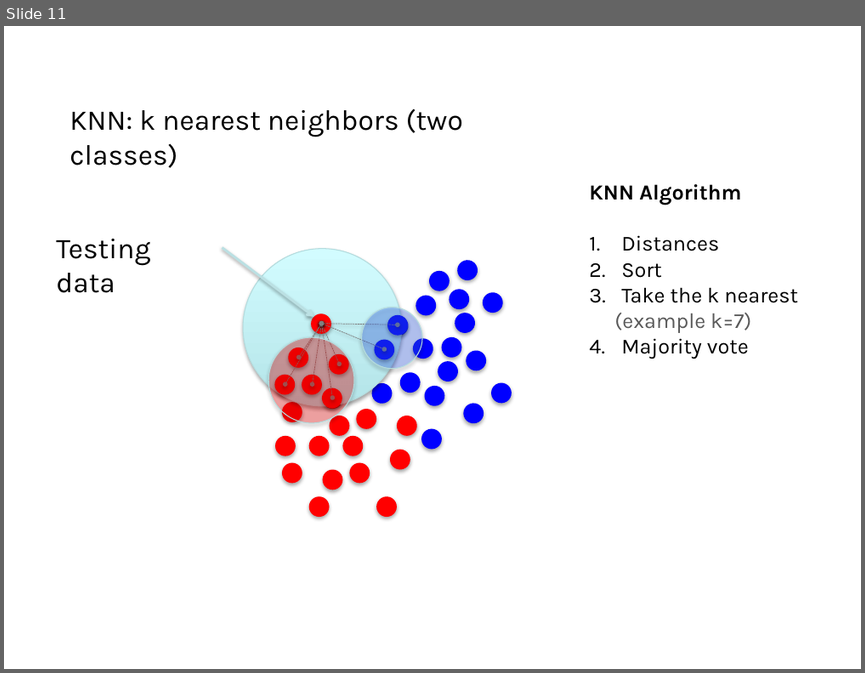
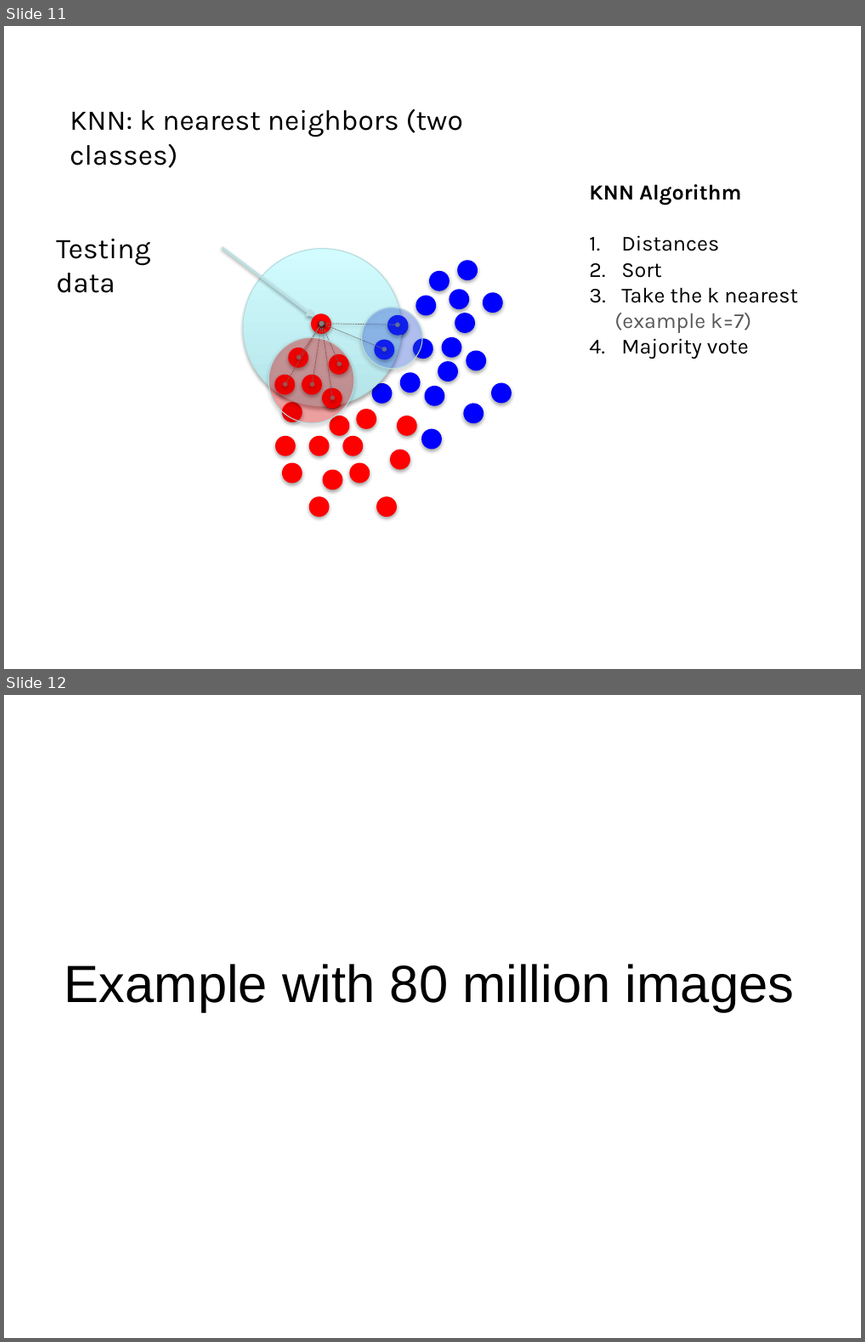
Before and after one commit to domingomery/patrones, a slide deck: clases/Cap04_Clasificacion/presentations/PAT04_KNN.pptx. Shown one above the other, each under a label of ours: slide 11 before the commit, slides 11 and 12 after it. The pictures are 865x673 and 865x1342 pixels, drawn with LibreOffice and Linux fonts; fonts in the diff are those of the drawing. Boxes give left, top, right and bottom in pixels: in the first picture for what was removed or moved away, otherwise in the second. Text is boxed around its words. In the diff, an @@ line names an element or a change of style, - is before the commit and + after.

```diff
--- a/clases/Cap04_Clasificacion/presentations/PAT04_KNN.pptx
+++ b/clases/Cap04_Clasificacion/presentations/PAT04_KNN.pptx
@@ slide 12 added at (4,695,861,1338), background #FFFFFF @@
@@ title added at (64,964,794,1012), 44 pt, text #000000 @@
+Example with 80 million images
```
Also in this commit, not shown: 2 other slides added, 5 other files.
